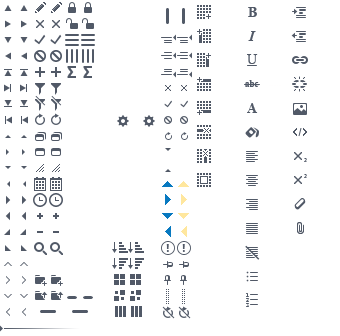
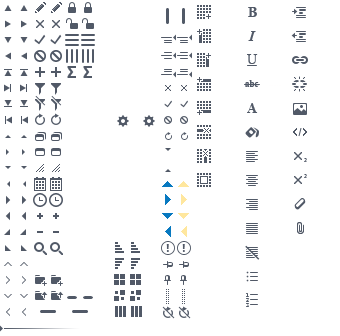
Layers edited between the first and the second 340×336 image:
painted on "sort desc hover" over [128, 258, 144, 269]
painted on "sort desc" over [112, 258, 128, 269]
painted on "sort asc hover" over [128, 242, 144, 253]
painted on "sort asc" over [112, 242, 128, 253]
